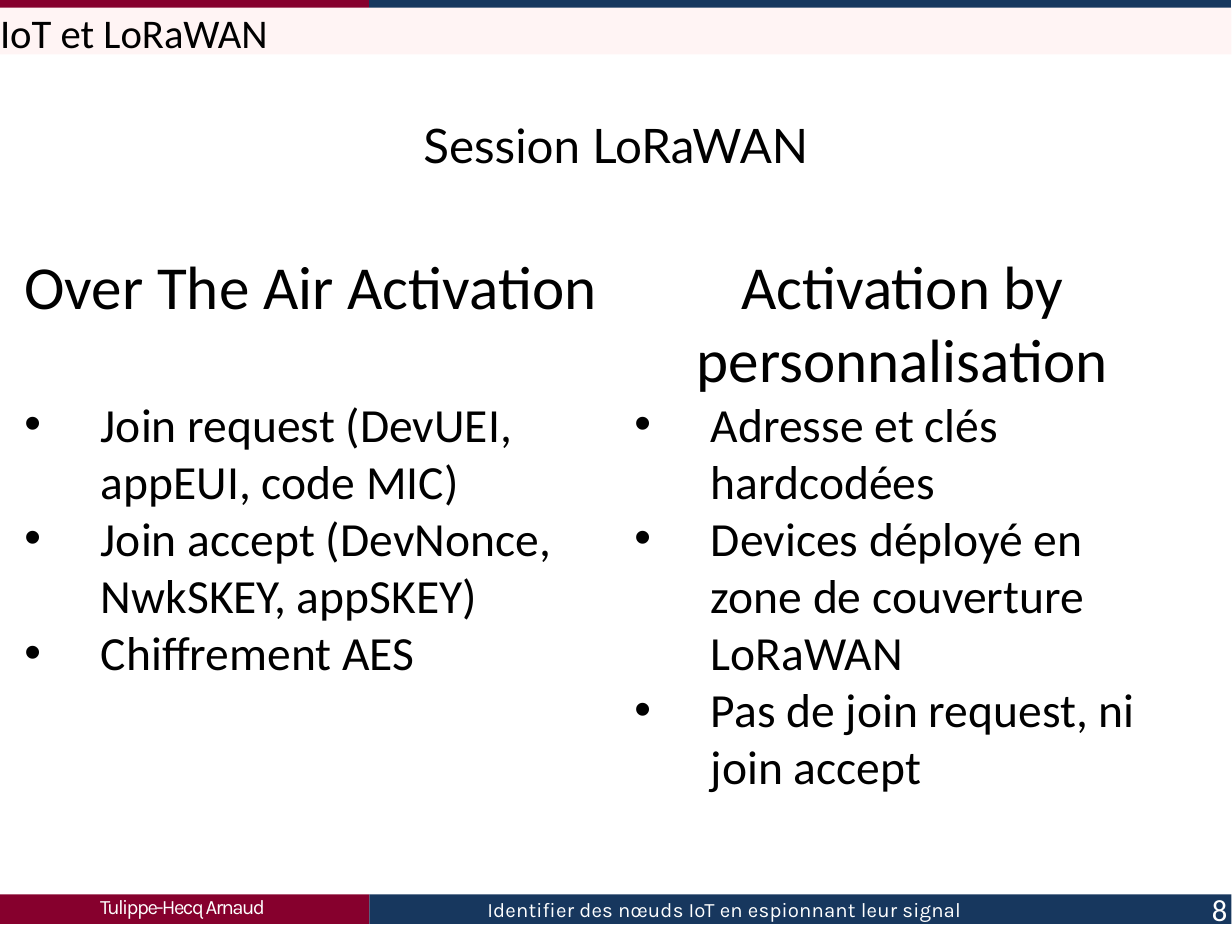
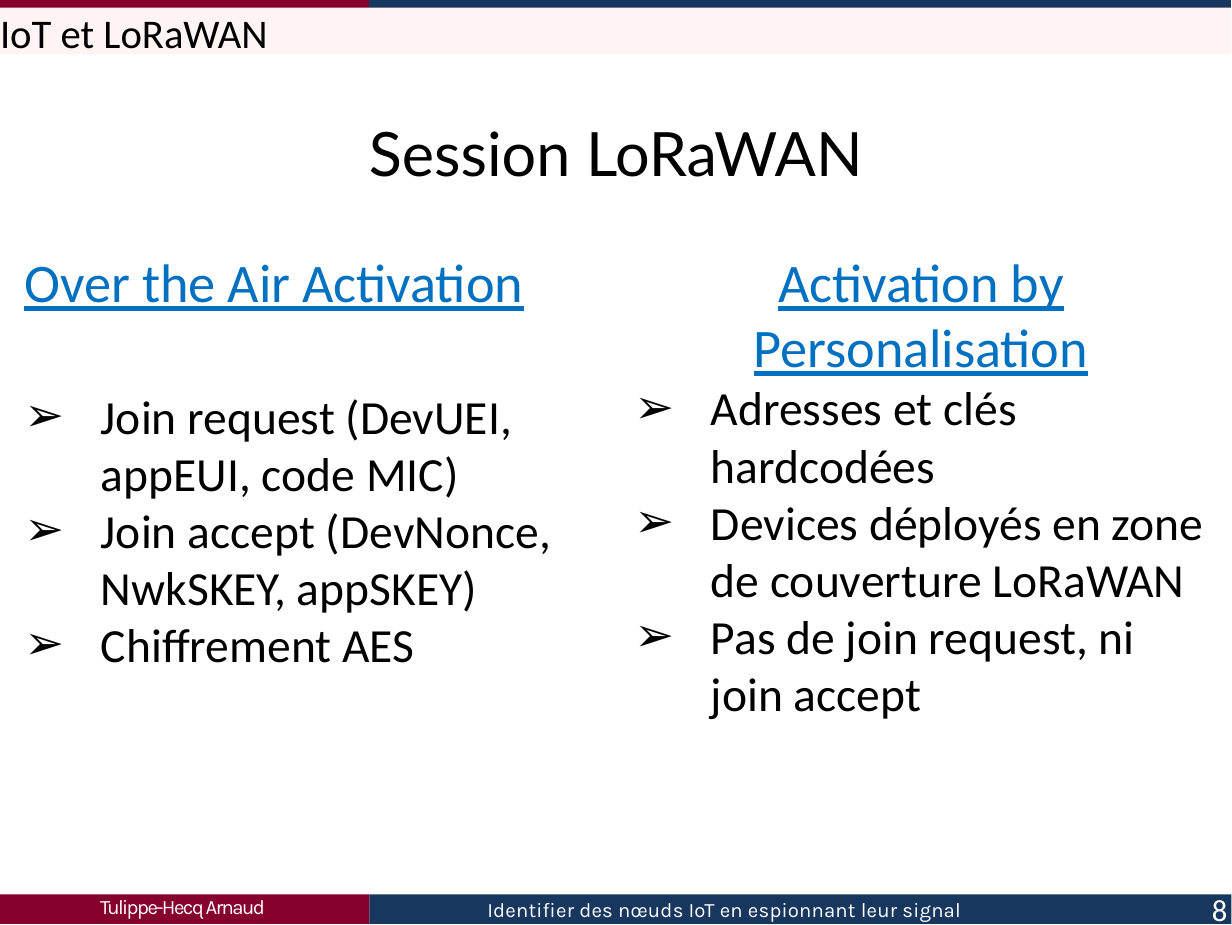
Before and after one commit to Arnaud458/TFE2023, a slide deck: slide 8 of présentation.pptx. Drawn at 1232x925 pixels with LibreOffice and Linux fonts; fonts in the diff are those of the drawing. Boxes give left, top, right and bottom in pixels: in the first picture for what was removed or moved away, otherwise in the second. Text is boxed around its words. In the diff, an @@ line names an element or a change of style, - is before the commit and + after.

```diff
--- a/présentation.pptx
+++ b/présentation.pptx
@@ title "Session LoRaWAN" at (369,131,863,177): size 14 to 18 pt @@
@@ text at (24,264,524,311): text changed; size 18 to 16 pt; text colour #000000 to #0070C0 @@
-Over The Air Activation
+Over the Air Activation
@@ text at (711,264,1203,598): text changed @@
-Activation by personnalisation
-• Adresse et clés hardcodées
-• Devices déployé en zone de couverture LoRaWAN
+Activation by Personalisation
+➢ Adresses et clés hardcodées
+➢ Devices déployés en zone de couverture LoRaWAN
@@ text at (101,399,551,663): bullet • to ➢ @@
@@ text at (711,621,1135,719): bullet • to ➢ @@
```
Also in this commit, not shown: 11 other slides changed, 2 other files.
